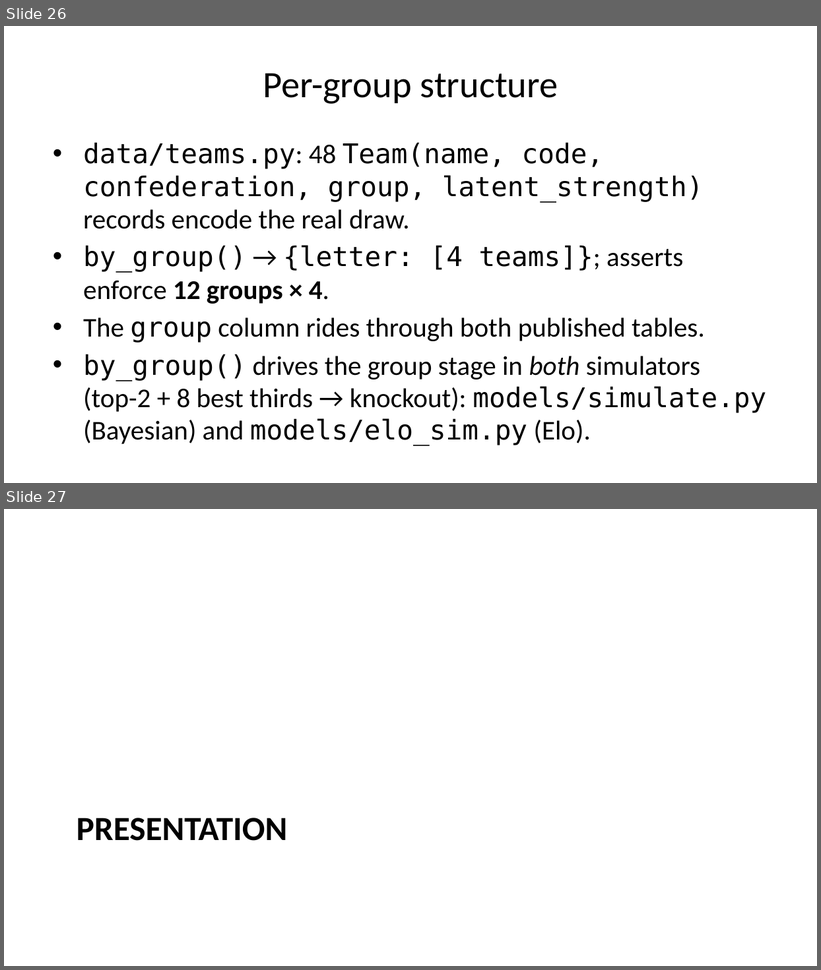
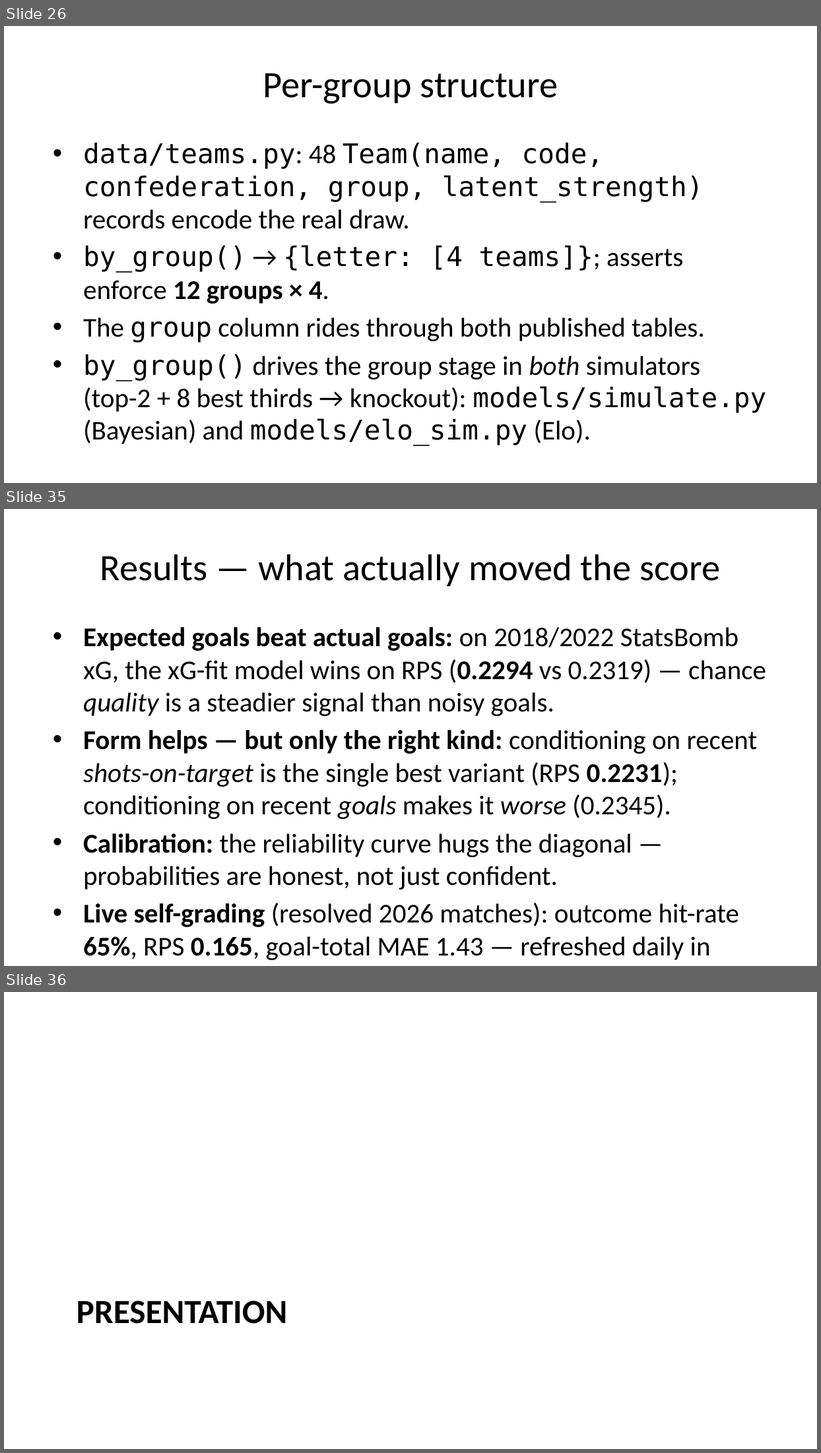
Before and after one commit to mariaob1201/2026wc-analytics, a slide deck: docs/data_pipeline_slides.pptx. Shown one above the other, each under a label of ours: slides 26 and 27 before the commit, slides 26, 35 and 36 after it; the slides between them are not shown. The pictures are 821x970 and 821x1453 pixels, drawn with LibreOffice and Linux fonts; fonts in the diff are those of the drawing. Boxes give left, top, right and bottom in pixels: in the first picture for what was removed or moved away, otherwise in the second. Text is boxed around its words. In the diff, an @@ line names an element or a change of style, - is before the commit and + after.

```diff
--- a/docs/data_pipeline_slides.pptx
+++ b/docs/data_pipeline_slides.pptx
@@ slide 35 added at (4,509,817,966), background #FFFFFF @@
@@ title added at (100,554,720,586), 33 pt, text #000000 @@
+Results — what actually moved the score
@@ text added at (83,627,766,960), 24 pt, text #000000 @@
+• Expected goals beat actual goals: on 2018/2022 StatsBomb xG, the xG-fit model wins on RPS (0.2294 vs 0.2319) — chance quality is a steadier signal than noisy goals.
+• Form helps — but only the right kind: conditioning on recent shots-on-target is the single best variant (RPS 0.2231); conditioning on recent goals makes it worse (0.2345).
+• Calibration: the reliability curve hugs the diagonal — probabilities are honest, not just confident.
+• Live self-grading (resolved 2026 matches): outcome hit-rate 65%, RPS 0.165, goal-total MAE 1.43 — refreshed daily in FORECAST_LOG.md.
+• Discipline: spatial-style & social-sentiment features barely moved RPS ⇒ kept, but clearly labelled exploratory.
@@ what was slide 27 is now slide 36 @@
```
Also in this commit, not shown: 8 other slides added, 2 other files.
